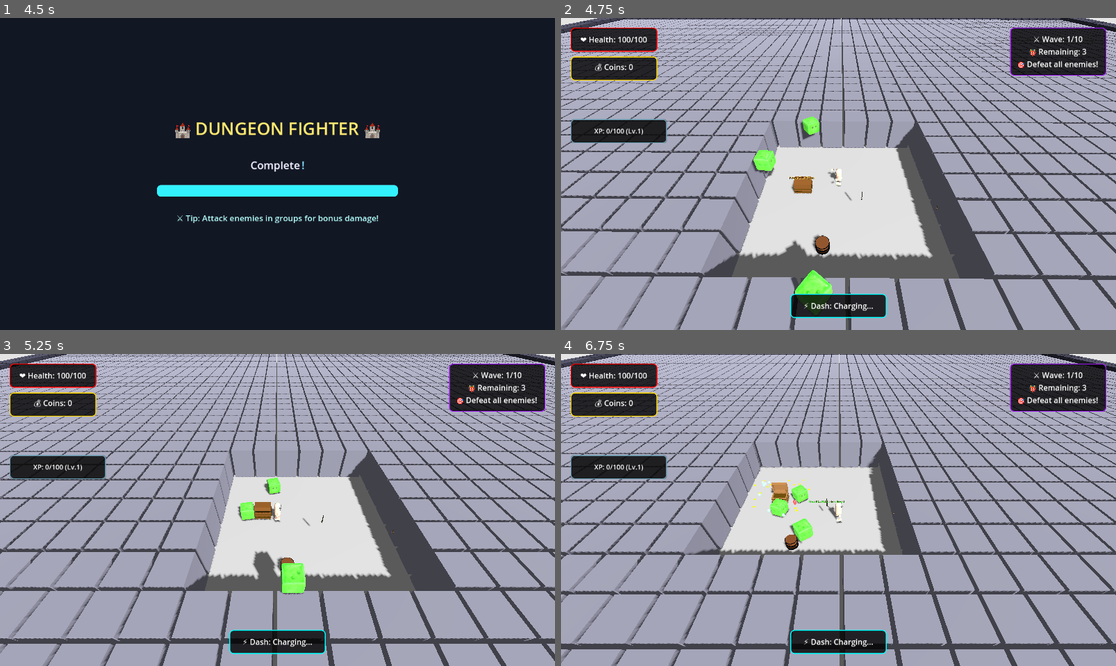
Above: before the commit, frames 1-4 (two rows, left to right).
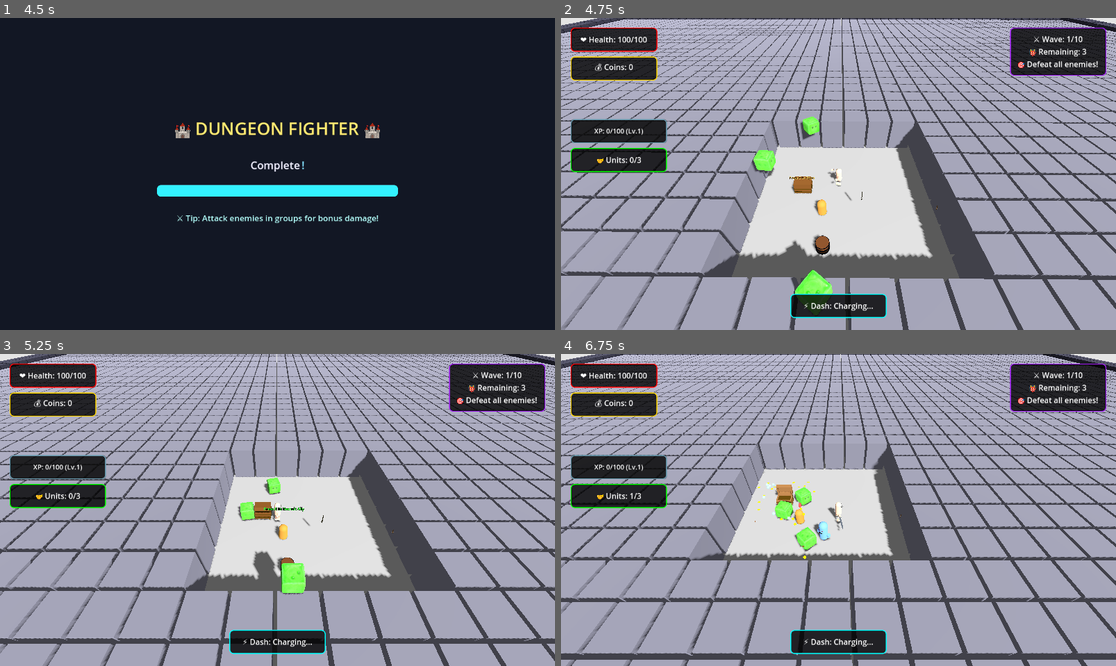
Above: after the commit, the same moments.

Repository: thaner66666666/game-1
Game: Godot game, scene res://Scenes/main.tscn
Same seed, same stepped clock (60 frames per second), same inputs: the game is played once before the commit and once after it.
Inputs (mouse positions are in pixels of both pictures, inside the frame that each line leads up to):
- Up to frame 1 (4.5 s): tap Enter at 0.5, 4.25 s; move the mouse to (399, 158) at 0.52 s; hold D (move_right) 0.53-1.28 s; hold E (interaction) 0.53-1.28 s; click (399, 158) at 0.6 s; move the mouse to (166, 189) at 1.27 s; hold S (move_down) 1.28-2.03 s; tap E (interaction) at 1.35, 3.8, 4.35 s; click (166, 189) at 1.55 s; move the mouse to (333, 105) at 2.02 s; hold D (move_right) 2.03-2.78 s; hold E (interaction) 2.03-2.78 s; click (333, 105) at 2.1 s; move the mouse to (249, 236) at 2.77 s; hold W (move_up) 2.78-3.53 s; tap Space (dash) at 2.85, 3.5 s; click (249, 236) at 3.05 s; move the mouse to (444, 220) at 3.52 s; hold Q (drop_weapon) 3.53-4.28 s; hold A (move_left) from 3.53 s (still down); move the mouse to (111, 127) at 4.27 s
- Up to frame 2 (4.75 s): keep holding A (move_left); click (672, 127) at 4.55 s
- Up to frame 3 (5.25 s): move the mouse to (305, 510) at 5.02 s; release A (move_left) at 5.03 s; hold S (move_down) from 5.03 s (still down); hold E (interaction) from 5.03 s (still down); click (305, 510) at 5.1 s
- Up to frame 4 (6.75 s): move the mouse to (755, 432) at 5.77 s; release S (move_down) at 5.78 s; release E (interaction) at 5.78 s; hold D (move_right) 5.78-6.53 s; tap E (interaction) at 5.85 s; click (755, 432) at 6.05 s; move the mouse to (960, 494) at 6.52 s; hold W (move_up) from 6.53 s (still down); hold E (interaction) from 6.53 s (still down); click (960, 494) at 6.6 s

Frame 1 is identical in both runs. In frame 2, 1.4% of the frame differs, in the area x 1-48%, y 41-64%; in frame 3, 1.5%; in frame 4, 33%, in the area x 0-100%, y 0-100%.
Error before the commit: Parse Error: Could not preload resource file "res://Scenes/ally.tscn". (res://dot)

Commit message:
Stable-Dumb Allies

Diff:
--- a/Scenes/ally.tscn
+++ b/Scenes/ally.tscn
@@ -1,12 +1,17 @@
-[gd_scene format=3 uid="uid://c4yq03rik4rtw"]
+[gd_scene load_steps=3 format=3 uid="uid://c4yq03rik4rtw"]
 
-[ext_resource type="Script" path="res://dot gds/ally.gd" id="1"]
-[ext_resource type="PackedScene" path="res://dot gds/player_appearance.gd" id="2"]
+[ext_resource type="Script" uid="uid://d2adqgrm8iqv" path="res://dot gds/ally.gd" id="1"]
+
+[sub_resource type="CapsuleShape3D" id="CapsuleShape3D_ally"]
+radius = 0.25
+height = 1.4
 
 [node name="Ally" type="CharacterBody3D" groups=["allies"]]
 collision_layer = 8
 collision_mask = 3
 script = ExtResource("1")
 
-[player_appearance_script]
-player_appearance_script = ExtResource("2")
+[node name="CollisionShape3D" type="CollisionShape3D" parent="."]
+shape = SubResource("CapsuleShape3D_ally")
+
+[node name="MeshInstance3D" type="MeshInstance3D" parent="."]
--- /dev/null
+++ b/dot gds/AllyCounterUI.gd
@@ -0,0 +1,15 @@
+extends Control
+
+var max_allies := 3
+var current_allies := 0
+
+func _ready():
+    update_counter()
+
+func update_counter():
+    $Label.text = str(current_allies, " / ", max_allies)
+
+func set_allies_count(current, max_allies_param):
+    current_allies = current
+    max_allies = max_allies_param
+    update_counter()
--- a/dot gds/UI.gd
+++ b/dot gds/UI.gd
@@ -3,6 +3,7 @@
 
 var player: Node3D
 var spawner: Node3D = null
+var max_units := 3
 
 # UI Elements
 var health_label: Label
@@ -12,8 +13,11 @@
 var powerup_label: Label
 var xp_bar: ProgressBar
 var xp_label: Label
+var unit_label: Label
 
 func _ready():
+	add_to_group("UI")
+	print("✅ UI node added to group 'UI'")
 	_setup_ui()
 	_find_references()
 	_find_spawner_with_retry()
@@ -27,6 +31,7 @@
 	_create_dash_ui()
 	_create_powerup_ui()
 	_create_xp_ui()
+	_create_unit_ui()
 
 func _create_health_ui():
 	var panel = _create_panel(Vector2(20, 20), Vector2(180, 50), Color.RED)
@@ -71,6 +76,10 @@
 	xp_label.add_theme_font_size_override("font_size", 14)
 	xp_label.add_theme_color_override("font_color", Color.WHITE)
 	panel.add_child(xp_label)
+
+func _create_unit_ui():
+	var panel = _create_panel(Vector2(20, 270), Vector2(200, 50), Color.GREEN)
+	unit_label = _create_label("🤝 Units: 0/3", panel)
 
 @warning_ignore("shadowed_variable_base_class")
 func _create_panel(pos: Vector2, size: Vector2, border_color: Color) -> Panel:
@@ -108,15 +117,13 @@
 	player = get_tree().get_first_node_in_group("player")
 	if player:
 		print("UI: Found player, connecting signals...")
-		if player.is_connected("xp_changed", _on_player_xp_changed):
-			player.disconnect("xp_changed", _on_player_xp_changed)
-		if player.is_connected("coin_collected", _on_player_coin_collected):
-			player.disconnect("coin_collected", _on_player_coin_collected)
-		player.xp_changed.connect(_on_player_xp_changed)
-		player.coin_collected.connect(_on_player_coin_collected)
-		print("UI: Connected player signals")
-		_update_coins()
-		_update_xp()
+		var allies = get_tree().get_nodes_in_group("allies")
+		for ally in allies:
+			if not ally.is_connected("ally_added", Callable(self, "_on_ally_added")):
+				ally.connect("ally_added", Callable(self, "_on_ally_added"))
+			if not ally.is_connected("ally_removed", Callable(self, "_on_ally_removed")):
+				ally.connect("ally_removed", Callable(self, "_on_ally_removed"))
+		print("UI: Connected ally signals")
 	else:
 		print("UI: Player not found!")
 		await get_tree().create_timer(1.0).timeout
@@ -214,3 +221,20 @@
 		xp_bar.max_value = xp_needed
 		xp_bar.value = current_xp
 		xp_label.text = "XP: %d/%d (Lv.%d)" % [current_xp, xp_needed, current_level]
+
+func _update_units(current_units: int):
+	if unit_label:
+		unit_label.text = "🤝 Units: %d/%d" % [current_units, max_units]
+		print("✅ Unit counter updated: ", current_units, " / ", max_units)
+	else:
+		print("❌ Unit label not found!")
+
+func _on_ally_added():
+	print("✅ Received ally_added signal.")
+	_update_units(get_tree().get_nodes_in_group("allies").size())
+	print("✅ Ally added, UI updated.")
+
+func _on_ally_removed():
+	print("✅ Received ally_removed signal.")
+	_update_units(get_tree().get_nodes_in_group("allies").size())
+	print("✅ Ally removed, UI updated.")
--- a/dot gds/ally.gd
+++ b/dot gds/ally.gd
@@ -11,6 +11,12 @@
 @export var max_health := 100
 
 # References
+
+# Target position for roaming
+var roaming_target_position: Vector3 = Vector3.ZERO
+
+# Target position for roaming
+var target_position: Vector3 = Vector3(0, 0, 0)
 var player: CharacterBody3D
 var current_target: Node3D = null
 var attack_timer := 0.0
@@ -19,11 +25,14 @@
 var mesh_instance: MeshInstance3D
 var weapon_mesh: MeshInstance3D
 
-func _ready():
-	add_to_group("allies")
-	_find_player()
-	_create_visual()
-	print("🤝 Ally spawned and ready!")
+# Visual component references (for animations)
+var left_foot: MeshInstance3D
+var right_foot: MeshInstance3D
+var left_hand: MeshInstance3D
+var right_hand: MeshInstance3D
+
+signal ally_added
+signal ally_removed
 
 func _find_player():
 	player = get_tree().get_first_node_in_group("player")
@@ -31,46 +40,42 @@
 		print("❌ Ally: Player not found!")
 
 func _create_visual():
-	# Create body
-	mesh_instance = MeshInstance3D.new()
-	var body_mesh = CapsuleMesh.new()
-	body_mesh.radius = 0.25
-	body_mesh.height = 1.4
-	mesh_instance.mesh = body_mesh
+	# Use CharacterAppearanceManager to create random appearance
+	print("🎨 Creating procedural ally appearance...")
 
-	# Create material (blue to distinguish from enemies)
-	var material = StandardMaterial3D.new()
-	material.albedo_color = Color(0.2, 0.4, 1.0)
-	material.roughness = 0.7
-	mesh_instance.material_override = material
-	add_child(mesh_instance)
+	# Get the MeshInstance3D node from the scene
+	mesh_instance = get_node_or_null("MeshInstance3D")
+	if not mesh_instance:
+		# Create it if it doesn't exist
+		mesh_instance = MeshInstance3D.new()
+		mesh_instance.name = "MeshInstance3D"
+		add_child(mesh_instance)
 
-	# Create simple weapon
-	weapon_mesh = MeshInstance3D.new()
-	var sword_mesh = BoxMesh.new()
-	sword_mesh.size = Vector3(0.1, 0.6, 0.1)
-	weapon_mesh.mesh = sword_mesh
-	weapon_mesh.position = Vector3(0.3, 0.2, 0)
+	# Ensure the MeshInstance3D has a valid mesh
+	if not mesh_instance.mesh:
+		mesh_instance.mesh = SphereMesh.new()  # Default to a sphere mesh
 
-	var weapon_material = StandardMaterial3D.new()
-	weapon_material.albedo_color = Color(0.8, 0.8, 0.9)
-	weapon_material.metallic = 0.9
-	weapon_material.roughness = 0.2
-	weapon_mesh.material_override = weapon_material
-	mesh_instance.add_child(weapon_mesh)
+	# Ensure the MeshInstance3D has a valid material
+	if not mesh_instance.material_override:
+		var material = StandardMaterial3D.new()
+		material.albedo_color = Color(0.4, 0.6, 1.0)  # Bluish tint for allies
+		mesh_instance.material_override = material
 
-	# Create collision
-	var collision = CollisionShape3D.new()
-	var shape = CapsuleShape3D.new()
-	shape.radius = 0.25
-	shape.height = 1.4
-	collision.shape = shape
-	add_child(collision)
+	# Generate random character appearance
+	var config = CharacterGenerator.generate_random_character_config()
+
+	# Apply blue-tinted skin for allies
+	config["skin_tone"] = Color(0.4, 0.6, 1.0)  # Bluish tint
+
+	# Apply the generated appearance using CharacterAppearanceManager
+	CharacterAppearanceManager.create_player_appearance(self, config)
+
+func _setup_body_part_references():
+	# Find feet for walking animation
+	left_foot = get_node_or_null("LeftFoot")
+	right_foot = get_node_or_null("RightFoot")
 
 func _physics_process(delta):
-	if not player:
-		return
-
 	attack_timer = max(0, attack_timer - delta)
 
 	# Find nearest enemy
@@ -81,8 +86,23 @@
 		_attack_enemy()
 		velocity = Vector3.ZERO
 	else:
-		# Follow player
-		_follow_player()
+		# Roam randomly across the map
+		if not target_position or global_position.distance_to(target_position) < 1.0:
+			target_position = global_position + Vector3(randf() * 20 - 10, 0, randf() * 20 - 10)
+
+		var direction_to_target = (target_position - global_position).normalized()
+		direction_to_target.y = 0
+		velocity.x = direction_to_target.x * speed
+		velocity.z = direction_to_target.z * speed
+
+	# Avoid overlapping with other allies
+	var allies = get_tree().get_nodes_in_group("allies")
+	for ally in allies:
+		if ally != self and is_instance_valid(ally):
+			var distance_to_ally = global_position.distance_to(ally.global_position)
+			if distance_to_ally < follow_distance:
+				var avoidance_direction = (global_position - ally.global_position).normalized()
+				velocity += avoidance_direction * speed * 0.5
 
 	# Apply gravity
 	if not is_on_floor():
@@ -93,19 +113,24 @@
 func _follow_player():
 	var distance_to_player = global_position.distance_to(player.global_position)
 
-	if distance_to_player > follow_distance:
+	if distance_to_player > follow_distance * 10:
+		# Move toward the player if too far
 		var direction = (player.global_position - global_position).normalized()
-		direction.y = 0  # Don't move vertically
+		direction.y = 0
 		velocity.x = direction.x * speed
 		velocity.z = direction.z * speed
+
+		# Add slight randomness to movement
+		velocity.x += (randf() - 0.5) * speed * 0.2
+		velocity.z += (randf() - 0.5) * speed * 0.2
 
 		# Face movement direction
 		if direction.length() > 0.1:
 			look_at(global_position + direction, Vector3.UP)
 	else:
 		# Stop when close enough
-		velocity.x = 0
-		velocity.z = 0
+		velocity.x = (randf() - 0.5) * speed * 0.1
+		velocity.z = (randf() - 0.5) * speed * 0.1
 
 func _find_nearest_enemy() -> Node3D:
 	var enemies = get_tree().get_nodes_in_group("enemies")
@@ -153,13 +178,21 @@
 	tween.tween_property(weapon_mesh, "rotation_degrees", Vector3(0, 0, -45), 0.1)
 	tween.tween_property(weapon_mesh, "rotation_degrees", Vector3.ZERO, 0.2)
 
-func take_damage(amount: int):
+func take_damage(amount: int, attacker: Node = null):
 	health -= amount
 	print("🤝 Ally took ", amount, " damage! Health: ", health)
 
 	if health <= 0:
 		die()
+		if attacker:
+			print("💀 Ally killed by ", attacker.name)
 
 func die():
-	print("💀 Ally died!")
+	print("💀 Ally died! Emitting ally_removed signal.")
+	emit_signal("ally_removed")
 	queue_free()
+
+func _ready():
+	add_to_group("allies")
+	emit_signal("ally_added")
+	print("🤝 Ally added to group 'allies' and signal emitted.")
--- a/dot gds/enemy.gd
+++ b/dot gds/enemy.gd
@@ -228,7 +228,7 @@
 	if terrain and "map_size" in terrain:
 		map_size = terrain.map_size
 	for other in enemies:
-		if other == self or not is_instance_valid(other): continue
+		if other == self or not _is_valid_instance(other): continue
 		if "is_dead" in other and other.is_dead: continue
 		var distance = global_position.distance_to(other.global_position)
 		if distance < separation_distance and distance > 0.1:
@@ -269,6 +269,9 @@
 func _is_player_valid() -> bool:
 	return player and is_instance_valid(player) and not ("is_dead" in player and player.is_dead)
 
+func _is_valid_instance(node):
+	return node and is_instance_valid(node)
+
 func _handle_ai(delta):
 	state_timer += delta
 	match current_state:
@@ -276,12 +279,15 @@
 			velocity = Vector3.ZERO
 			_add_wobble()
 			if cached_distance <= chase_range:
+				print("AI State: Transitioning to CHASE")
 				current_state = AIState.CHASE
 			elif state_timer >= 2.0:
+				print("AI State: Transitioning to PATROL")
 				current_state = AIState.PATROL
 				_set_patrol_target()
 		AIState.PATROL:
 			if cached_distance <= chase_range:
+				print("AI State: Transitioning to CHASE")
 				current_state = AIState.CHASE
 			else:
 				_move_to_target(patrol_target, speed * 0.5)
@@ -290,8 +296,10 @@
 					state_timer = 0.0
 		AIState.CHASE:
 			if cached_distance > chase_range * 1.5:
+				print("AI State: Transitioning to IDLE")
 				current_state = AIState.IDLE
 			elif cached_distance <= attack_range:
+				print("AI State: Transitioning to ATTACK")
 				current_state = AIState.ATTACK
 			else:
 				_move_toward_player()
@@ -300,6 +308,7 @@
 			velocity = Vector3.ZERO
 			_face_player()
 			if cached_distance > attack_range * 1.2:
+				print("AI State: Transitioning to CHASE")
 				current_state = AIState.CHASE
 			else:
 				_try_attack()
--- a/dot gds/recruiter_npc.gd
+++ b/dot gds/recruiter_npc.gd
@@ -7,11 +7,13 @@
 
 var player_in_range := false
 var interaction_text: Label3D
+var current_allies_count := 0
 
 func _ready():
 	add_to_group("npcs")
 	_setup_visual()
 	_setup_interaction_area()
+	_update_ally_counter()
 	print("👤 Recruiter NPC ready!")
 
 func _setup_visual():
@@ -91,6 +93,34 @@
 		# Position ally next to recruiter
 		new_ally.global_position = global_position + Vector3(randf_range(-2, 2), 0, randf_range(-2, 2))
 
+		# Ensure visual setup
+		if new_ally.has_method("_create_visual"):
+			new_ally._create_visual()
+
+		new_ally.connect("ally_removed", Callable(self, "_on_ally_died"))
+		_update_ui_units()
 		print("👤 Recruited new ally! Total allies: ", current_allies.size() + 1)
 	else:
 		print("❌ No ally scene assigned!")
+
+func _on_ally_died():
+	_update_ui_units()
+	print("👤 An ally has died. Remaining allies: ", get_tree().get_nodes_in_group("allies").size())
+
+func _update_ui_units():
+	var current_allies = get_tree().get_nodes_in_group("allies").size()
+	print("👤 Updating UI with current allies: ", current_allies, " / ", max_allies)
+	var ui = get_tree().get_first_node_in_group("UI")
+	if ui:
+		if ui.has_method("_update_units"):
+			ui._update_units(current_allies)
+			print("✅ UI updated successfully!")
+		else:
+			print("❌ UI does not have method '_update_units'!")
+	else:
+		print("❌ UI node not found in group!")
+
+func _update_ally_counter():
+	if has_node("../UI/AllyCounter"):
+		var counter_label = get_node("../UI/AllyCounter")
+		counter_label.text = str(current_allies_count, " / ", max_allies)
Not shown, added: dot gds/AllyCounterUI.gd.uid
